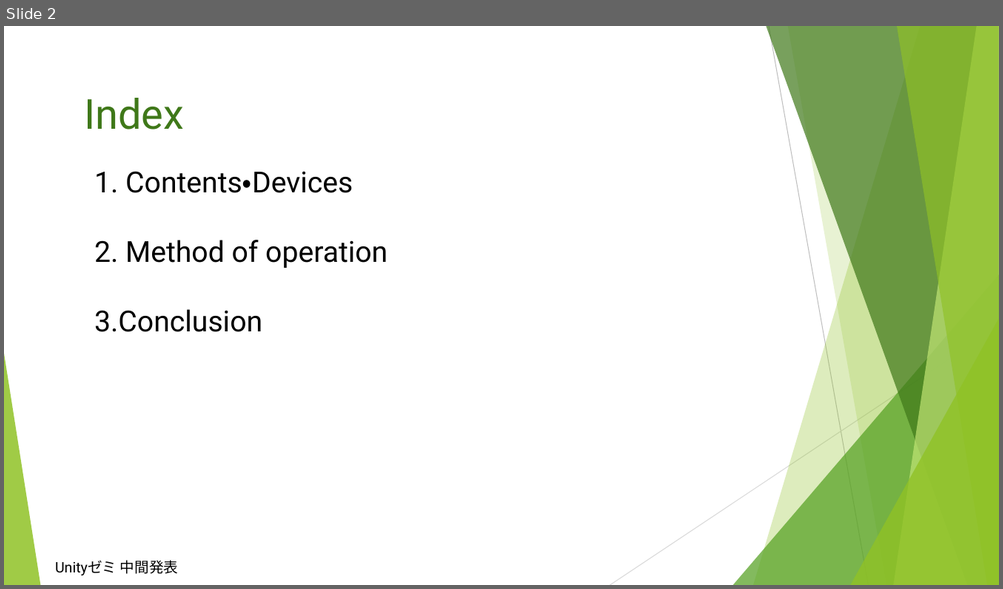
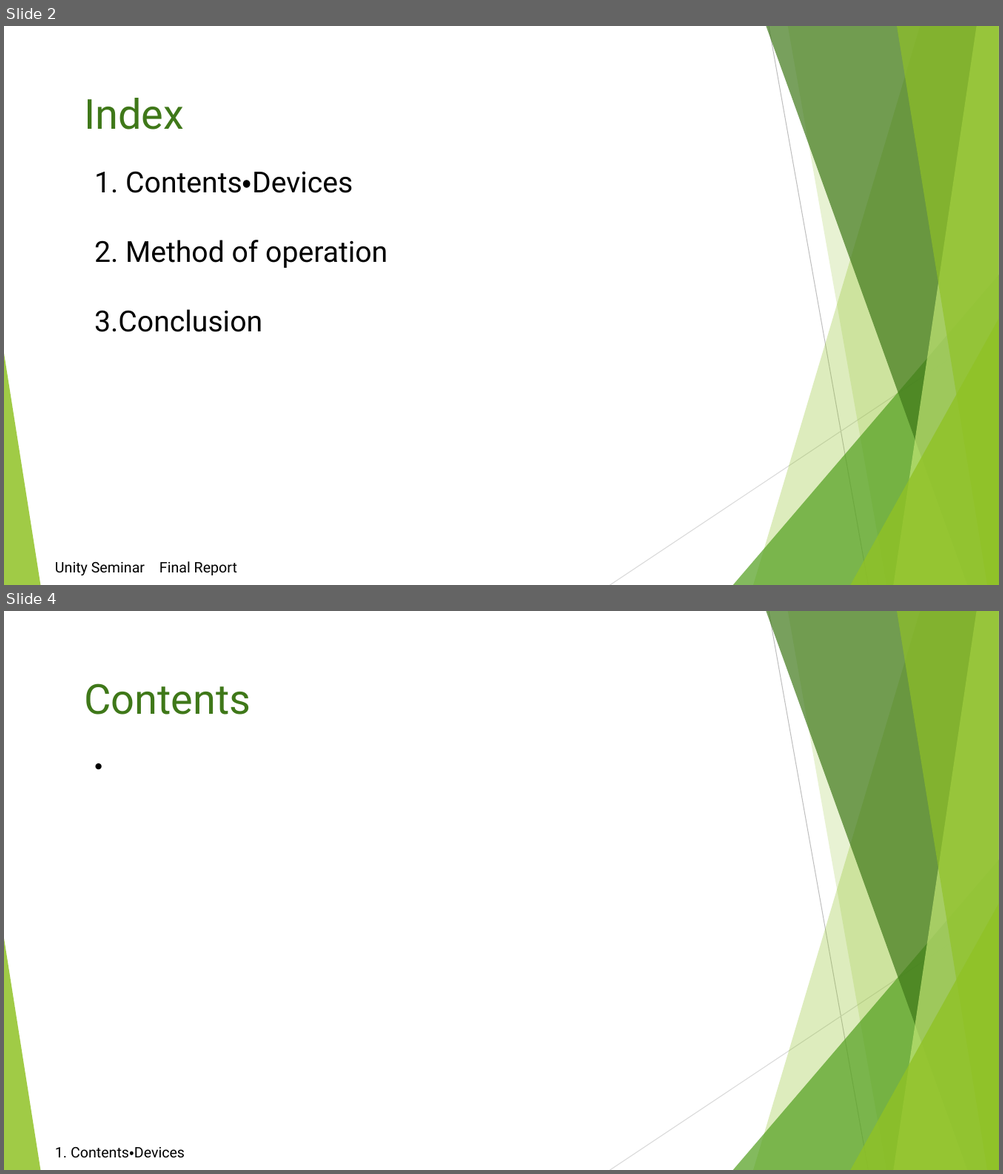
Before and after one commit to UnitySeminarAGroup/Unity_Seminar_A_Group, a slide deck: Unityゼミ最終発表用プレゼン.pptx. Shown one above the other, each under a label of ours: slide 2 before the commit, slides 2 and 4 after it; the slides between them are not shown. The pictures are 1003x589 and 1003x1174 pixels, drawn with LibreOffice and Linux fonts; fonts in the diff are those of the drawing. Boxes give left, top, right and bottom in pixels: in the first picture for what was removed or moved away, otherwise in the second. Text is boxed around its words. In the diff, an @@ line names an element or a change of style, - is before the commit and + after.

```diff
--- a/Unityゼミ最終発表用プレゼン.pptx
+++ b/Unityゼミ最終発表用プレゼン.pptx
@@ slide 4 added at (4,611,999,1170), background #FFFFFF; not listed: 10 template elements that a slide beside it also shows @@
@@ text added at (84,684,250,715), 40 pt, text #3F7819 @@
+Contents
@@ text added at (84,763,113,770), 28 pt, text #000000 @@
+・
@@ text added at (55,1147,185,1159), 14 pt, text #000000 @@
+1. Contents・Devices
@@ slide 2 changed as well @@
@@ text at (55,562,237,577): text changed @@
-Unityゼミ 中間発表
+Unity Seminar Final Report
```
Also in this commit, not shown: 2 other slides changed, 4 other slides added, 5 slides removed, 2 other files.
